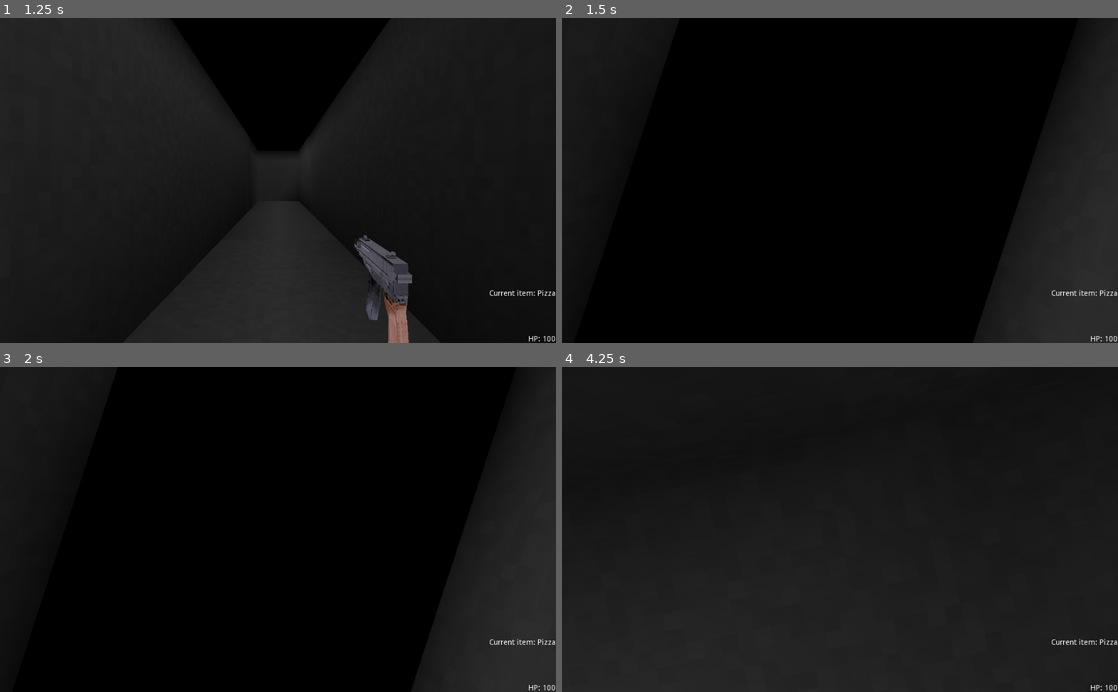
Above: before the commit, frames 1-4 (two rows, left to right).
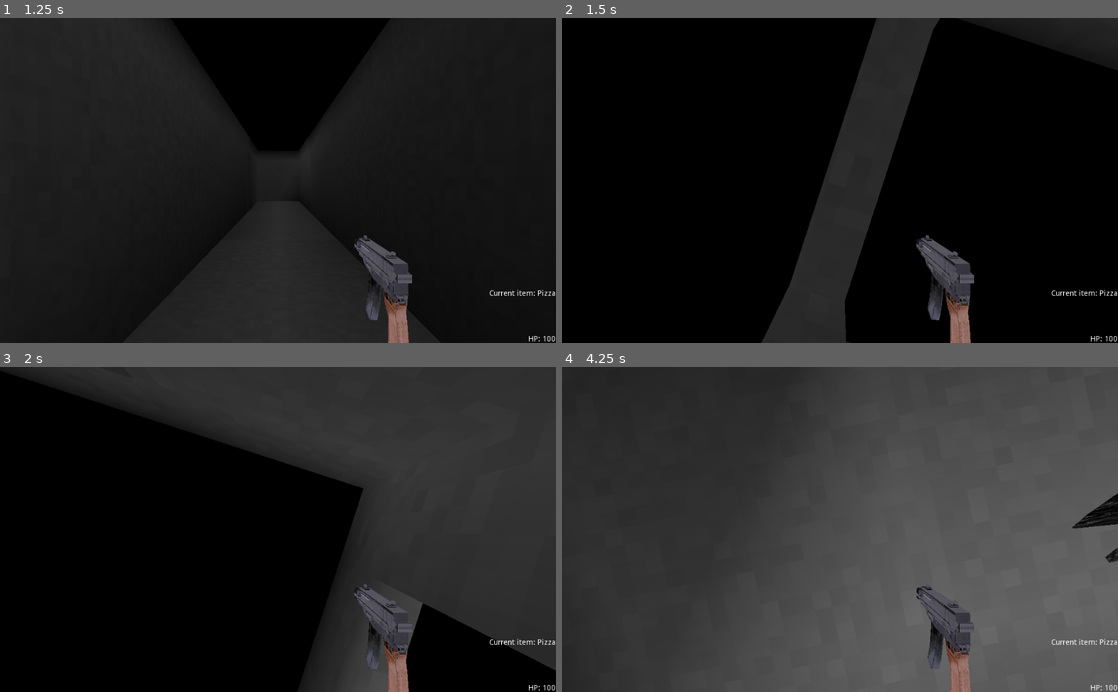
Above: after the commit, the same moments.

Repository: piotr-rudnik/spookt
Game: Godot game, scene res://scenes/MainMenu.tscn
Same seed, same stepped clock (60 frames per second), same inputs: the game is played once before the commit and once after it.
Inputs (mouse positions are in pixels of both pictures, inside the frame that each line leads up to):
- Up to frame 1 (1.25 s): click "Start" at 0.5 s
- Up to frame 2 (1.5 s): tap Enter at 1.25 s; move the mouse to (962, 164) at 1.27 s; press the mouse at (962, 164) at 1.28 s; hold D (ui_right) from 1.28 s (still down); tap F (ui_pickup) at 1.35 s
- Up to frame 3 (2 s): keep holding D (ui_right)
- Up to frame 4 (4.25 s): move the mouse to (728, 545) at 2.02 s; release D (ui_right) at 2.03 s; release the mouse at (728, 545) at 2.03 s; hold S (ui_down) 2.03-2.78 s; click (728, 545) at 2.1 s; tap F (ui_pickup) at 2.3, 2.85, 3.8 s; move the mouse to (895, 458) at 2.77 s; press the mouse at (895, 458) at 2.78 s; hold D (ui_right) 2.78-3.53 s; move the mouse to (812, 594) at 3.52 s; release the mouse at (812, 594) at 3.53 s; hold W (ui_up) from 3.53 s (still down); click (812, 594) at 3.6 s

Frame 1 is identical in both runs. In frame 2, 29% of the frame differs, in the area x 0-100%, y 0-100%; in frame 3, 39%; in frame 4, 74%.
Error before the commit: Attempt to call function 'use' in base 'previously freed instance' on a null instance. (res://scripts/character.gd:104)

Commit message:
last minute "fixes"

Diff:
--- a/scripts/Item.gd
+++ b/scripts/Item.gd
@@ -28,7 +28,7 @@
 	get_parent().add_child(inst)
 	#get_node("../..").hp += n
 	#get_node("../..").emit_signal("player_hp_change",get_node("../../Player").hp)
-	queue_free()
+	#queue_free()
 
 var ammo = 0
 
--- a/scripts/NPCBase.gd
+++ b/scripts/NPCBase.gd
@@ -46,8 +46,9 @@
 			$CollisionShape.disabled = true
 
 func on_attack_timer():
-	if current_attack["action"]:
-		call(current_attack["action"])
+	if current_attack:
+		if current_attack["action"]:
+			call(current_attack["action"])
 
 func _ready():
 	walk_target = to_global(Vector3(0,0,0.1))#global_transform.origin
--- a/scripts/WeaponPickup.gd
+++ b/scripts/WeaponPickup.gd
@@ -12,12 +12,14 @@
 	weapon.transform = Transform.IDENTITY
 	if weapon.get_parent():
 		weapon.get_parent().remove_child(weapon)
-	add_child(weapon)
-	weapon.mesh_instance.transform.origin = Vector3(0,0,0)
-	collision_shape = CollisionShape.new()
-	collision_shape.shape = weapon.mesh_instance.get_node("Armature/Skeleton").get_child(0).mesh.create_convex_shape()
-	add_child(collision_shape)
-
+	if weapon:
+		add_child(weapon)
+		weapon.mesh_instance.transform.origin = Vector3(0,0,0)
+		collision_shape = CollisionShape.new()
+		collision_shape.shape = weapon.mesh_instance.get_node("Armature/Skeleton").get_child(0).mesh.create_convex_shape()
+		add_child(collision_shape)
+	else:
+		queue_free()
 	apply_impulse(Vector3(0,0,0),Vector3(0,8,0))
 
 func generate():
--- a/scripts/character.gd
+++ b/scripts/character.gd
@@ -44,10 +44,11 @@
 
 func set_current_item(item):
 	print("Setting new item " + item.to_string())
-	var origin = current_item.transform.origin
-	item.transform.origin = origin
-	item.scale = Vector3(0.3,0.3,0.3)
-	$Head.remove_child(current_item)
+	if current_item:
+		var origin = current_item.transform.origin
+		item.transform.origin = origin
+		item.scale = Vector3(0.3,0.3,0.3)
+		$Head.remove_child(current_item)
 	current_item = item
 	$Head.add_child(current_item)
 	emit_signal("item_change", item.item_name)
@@ -101,7 +102,8 @@
 		can_change_weapon = true
 
 	if Input.is_action_pressed("ui_shoot"):
-		current_item.use()
+		if current_item:
+			current_item.use()
 
 	vspeed -= gravity * delta
 	######################################
